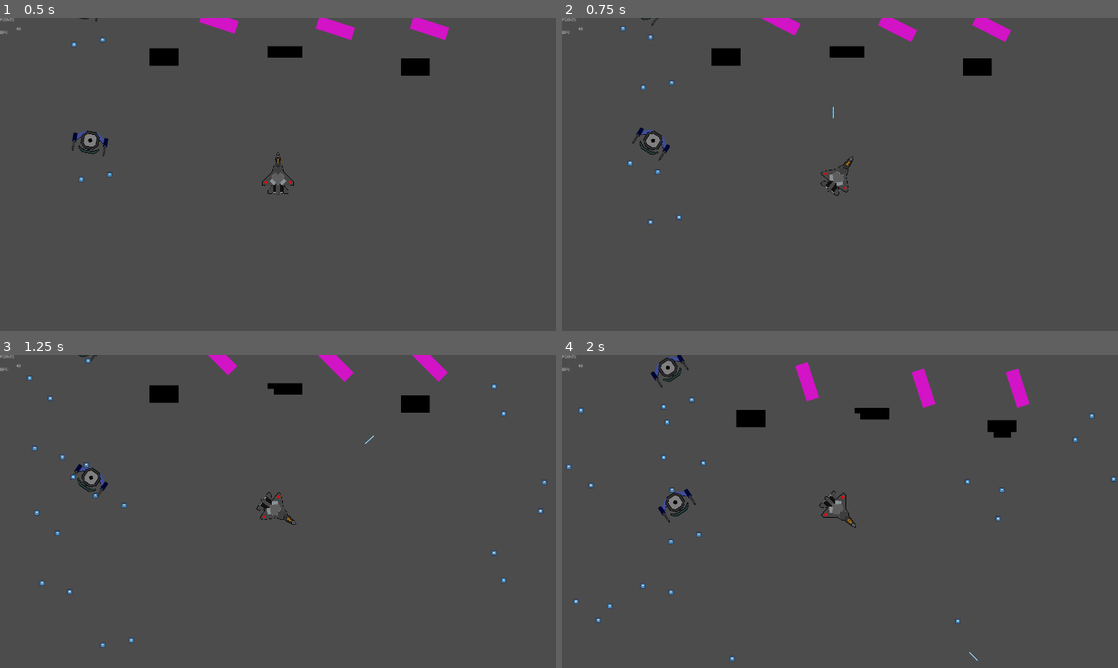
Above: before the commit, frames 1-4 (two rows, left to right).
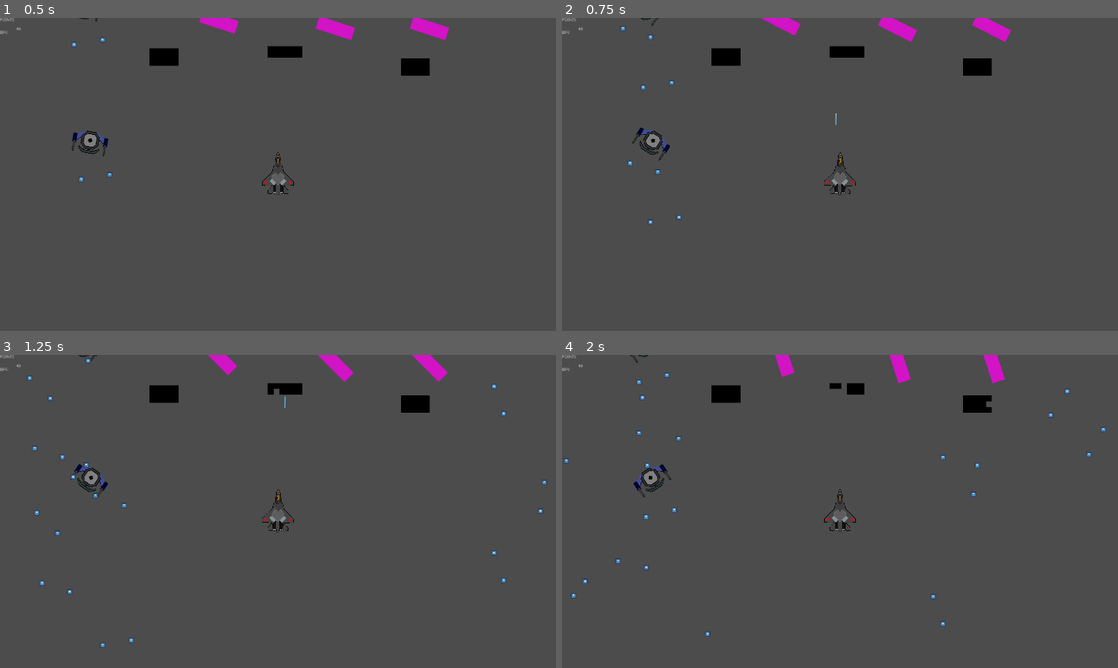
Above: after the commit, the same moments.

Repository: devGameJavali/Boar-Invaders
Game: Godot game, scene res://Scenario/Root.tscn
Same seed, same stepped clock (60 frames per second), same inputs: the game is played once before the commit and once after it. The project has no main scene, so this scene is started directly. The engine's default icon, where the game draws it, is replaced by a stand-in: a white triangle on a blue panel in a dark square.
Inputs (mouse positions are in pixels of both pictures, inside the frame that each line leads up to):
- Up to frame 1 (0.5 s): no input
- Up to frame 2 (0.75 s): tap Enter (enter, bound only after the commit) at 0.5 s; move the mouse to (962, 158) at 0.52 s; press the mouse at (962, 158) at 0.53 s; hold Right (ui_right) from 0.53 s (still down)
- Up to frame 3 (1.25 s): keep holding Right (ui_right); right-click (400, 495) at 0.8 s
- Up to frame 4 (2 s): move the mouse to (728, 527) at 1.27 s; release Right (ui_right) at 1.28 s; release the mouse at (728, 527) at 1.28 s; hold Down (ui_down) from 1.28 s (still down); right-click (728, 527) at 1.35 s; click (728, 527) at 1.42 s; tap Space (space) at 1.55 s

Frame 1 is identical in both runs. In frame 2, 0.2% of the frame differs, in the area x 46-53%, y 28-57%; in frame 3, 0.3%; in frame 4, 4.5%, in the area x 0-100%, y 0-98%.
Error after the commit: Invalid set index 'value' (on base: 'null instance') with value of type 'int'. (res://Ship/Ship.gd:21)

Commit message:
Bombs, Shields and tilt by mouse(WIP)

Diff:
--- a/Enemies/Invader/ene_bull.gd
+++ b/Enemies/Invader/ene_bull.gd
@@ -6,7 +6,6 @@
 	var hentai
 	hentai = move_and_collide(velocity*delta)
 	if(hentai):
-		print(hentai.collider.name)
 		if hentai.collider.is_in_group("bullet") :
 			queue_free()
 		elif hentai.collider.is_in_group("block"):
@@ -20,6 +19,9 @@
 		elif hentai.collider.is_in_group("player") and  $"..".name == "Root":
 			$"../Interface/VSplitContainer/life"._update(-1)
 			queue_free()
+		elif hentai.collider.is_in_group("shield"):
+			if hentai.collider.hold_damage(20)==true:
+				queue_free()
 
 
 func set_angle(x):
--- a/Enemies/Invader/ene_bull.tscn
+++ b/Enemies/Invader/ene_bull.tscn
@@ -7,6 +7,7 @@
 extents = Vector2( 33.3333, 33.3333 )
 
 [node name="ene_bull" type="KinematicBody2D" groups=[
+"enemy",
 "bullet",
 ]]
 scale = Vector2( 0.3, 0.3 )
--- a/Ship/Missile.gd
+++ b/Enemies/MissileBatery(3)/Missile.gd
@@ -38,7 +38,6 @@
 
 
 func _on_start_timeout():
-	print("here")
 	set_physics_process(true)
 	$"Node/track".set_physics_process(true)
 	$start.queue_free()
--- a/Enemies/MissileBatery(3)/Missile.tscn
+++ b/Enemies/MissileBatery(3)/Missile.tscn
@@ -1,6 +1,6 @@
 [gd_scene load_steps=6 format=2]
 
-[ext_resource path="res://Ship/Missile.gd" type="Script" id=1]
+[ext_resource path="res://Enemies/MissileBatery(3)/Missile.gd" type="Script" id=1]
 [ext_resource path="res://Enemies/MissileBatery(3)/Sem título.png" type="Texture" id=2]
 [ext_resource path="res://Enemies/MissileBatery(3)/track.gd" type="Script" id=3]
 
--- a/Enemies/MissileBatery(3)/track.gd
+++ b/Enemies/MissileBatery(3)/track.gd
@@ -15,6 +15,6 @@
 	add_point(point)
 	while get_point_count()>particle_ct:
 		remove_point(0)
-	for i in range(points.size()):
-		SPEEDX = rand_range(-25,25)
-		set_point_position(i,Vector2(get_point_position(i).x+SPEEDX,get_point_position(i).y+SPEEDY*delta))
+	#for i in range(points.size()):
+		#SPEEDX = rand_range(-25,25)
+		#set_point_position(i,Vector2(get_point_position(i).x+SPEEDX,get_point_position(i).y+SPEEDY*delta))
--- a/Scenario/Root.gd
+++ b/Scenario/Root.gd
@@ -1,3 +1,4 @@
 extends Node2D
 
 var col = null
+var energy = 1000
--- a/Scenario/Root.tscn
+++ b/Scenario/Root.tscn
@@ -86,15 +86,12 @@
 
 [node name="Double" parent="." instance=ExtResource( 8 )]
 position = Vector2( 1900, 400 )
-rotation = 0.785398
 
 [node name="Double2" parent="." instance=ExtResource( 8 )]
 position = Vector2( 1925, 850 )
-rotation = 0.785398
 
 [node name="Double3" parent="." instance=ExtResource( 8 )]
 position = Vector2( 1925, 1425 )
-rotation = 0.785398
 
 [node name="Double4" parent="." instance=ExtResource( 8 )]
 position = Vector2( -24.9999, 1315.01 )
--- a/Scenario/Tests.tscn
+++ b/Scenario/Tests.tscn
@@ -1,8 +1,30 @@
-[gd_scene load_steps=2 format=2]
+[gd_scene load_steps=4 format=2]
 
 [ext_resource path="res://Ship/Ship.tscn" type="PackedScene" id=1]
+[ext_resource path="res://Scenario/Elements/Wall.tscn" type="PackedScene" id=2]
+[ext_resource path="res://Enemies/double/Double.tscn" type="PackedScene" id=3]
 
 [node name="Tests" type="Node2D"]
 
 [node name="Ship" parent="." instance=ExtResource( 1 )]
-position = Vector2( 1050, 1650 )
+position = Vector2( 1050, 2025 )
+
+[node name="Wall" parent="." instance=ExtResource( 2 )]
+position = Vector2( 1018, 1100 )
+dime = Vector2( 50, 50 )
+
+[node name="CanvasLayer" type="CanvasLayer" parent="."]
+
+[node name="TextureProgress" type="ProgressBar" parent="CanvasLayer"]
+modulate = Color( 0.164706, 0.517647, 0.709804, 1 )
+anchor_top = 1.0
+anchor_bottom = 1.0
+margin_top = -155.0
+margin_right = 250.0
+margin_bottom = -75.0
+max_value = 1000.0
+step = 0.5
+value = 1000.0
+
+[node name="Double" parent="." instance=ExtResource( 3 )]
+position = Vector2( 625, 325 )
--- /dev/null
+++ b/Ship/Bullet/Bomb.gd
@@ -0,0 +1,50 @@
+extends Area2D
+var velocity:Vector2 = Vector2(0,-600)
+var exploded = false
+
+
+func _physics_process(delta):
+	position += velocity*delta
+func explode():
+	$Tween.interpolate_property(self,"scale",scale,scale*4,2.0,Tween.TRANS_CUBIC,Tween.EASE_IN)
+	$Tween.start()
+	velocity = Vector2(0,0)
+	exploded = true
+func set_angle(x):
+	velocity = velocity.rotated(x)
+
+#func _on_VisibilityNotifier2D_screen_exited():
+	#queue_free()
+
+
+func _on_Bomb_body_entered(body):
+	if body.name !="Ship":
+		if body.is_in_group("bullet"):
+			body.queue_free()
+		elif exploded == true:
+			print("yo")
+			body.queue_free()
+		else:
+			body.queue_free()
+			print("exp")
+			explode()
+	pass # Replace with function body.
+
+
+func _on_Tween_tween_completed(object, key):
+	queue_free()
+	pass # Replace with function body.
+
+
+func _on_Bomb_area_entered(body):
+	print(body.name)
+	if body.is_in_group("bullet"):
+		body.queue_free()
+	elif exploded == true:
+		print("yo")
+		body.queue_free()
+	elif body.name != "Ship":
+		body.queue_free()
+		print("exp")
+		explode()
+	pass # Replace with function body.
--- /dev/null
+++ b/Ship/Bullet/Bomb.tscn
@@ -0,0 +1,22 @@
+[gd_scene load_steps=3 format=2]
+
+[ext_resource path="res://Ship/Bullet/Bomb.gd" type="Script" id=1]
+
+[sub_resource type="CircleShape2D" id=1]
+radius = 75.0
+
+[node name="Bomb" type="Area2D"]
+z_index = 3
+script = ExtResource( 1 )
+
+[node name="CollisionShape2D" type="CollisionShape2D" parent="."]
+shape = SubResource( 1 )
+
+[node name="Polygon2D" type="Polygon2D" parent="."]
+polygon = PoolVector2Array( 0, -75, 50, -50, 75, 0, 50, 50, 0, 75, -50, 50, -75, 0, -50, -50 )
+
+[node name="Tween" type="Tween" parent="."]
+
+[connection signal="area_entered" from="." to="." method="_on_Bomb_area_entered"]
+[connection signal="body_entered" from="." to="." method="_on_Bomb_body_entered"]
+[connection signal="tween_completed" from="Tween" to="." method="_on_Tween_tween_completed"]
--- a/Ship/Bullet/LaserBullet.gd
+++ b/Ship/Bullet/LaserBullet.gd
@@ -17,8 +17,8 @@
 			velocity = velocity.bounce(hentai.normal)
 			rotation_degrees = rad2deg(velocity.angle())+90
 		elif hentai.collider.is_in_group("enemy"):
-			if hentai.collider.damage()== true:
-				$"../Interface/VSplitContainer/points"._update(1)
+			#if hentai.collider.damage()== true:
+				#$"../Interface/VSplitContainer/points"._update(1)
 			queue_free()
 
 func _on_VisibilityNotifier2D_screen_exited():
--- /dev/null
+++ b/Ship/Shield.gd
@@ -0,0 +1,11 @@
+extends Area2D
+var active = false
+
+
+
+func _on_Shield_body_entered(body):
+	if body.is_in_group("enemy") and body.is_in_group("bullet"):
+		body.queue_free()
+		if active == true:
+			Root.energy -= 50
+			#print(Root.energy)
--- a/Ship/Ship.gd
+++ b/Ship/Ship.gd
@@ -1,18 +1,37 @@
 extends KinematicBody2D
-#enum anim {IDLE=1,FORWARD=0,FORWARDLEFT=14,FORWARDRIGHT=4,BACKWARD=23,BACKWARDLEFT=20,BACKWARDRIGHT=9,LEFT=17,RIGHT=6}
 enum anim {IDLE=0,FORWARD=0,FORWARDLEFT=-45,FORWARDRIGHT=45,BACKWARD=180,BACKWARDLEFT=-135,BACKWARDRIGHT=135,LEFT=-90,RIGHT=90}
-var can_shoot:bool = true
+var can_shootL:bool = true
+var can_shootR:bool = true
+var rotating = false
 
 var bullet = preload("res://Ship/Bullet/LaserBullet.tscn")
-var missile = preload("res://Enemies/MissileBatery(3)/Missile.tscn")
-func _ready():
-	get_color()
+var bomb = preload("res://Ship/Bullet/Bomb.tscn")
+
 const SPEED:int = 400
 const ACEL = 25
 const REST = 5
+
 var velocity:Vector2
 
+func _ready():
+	get_color()
+
+#movimentação
 func _physics_process(delta):
+	$"../CanvasLayer/TextureProgress".value = Root.energy
+	if Input.is_action_just_pressed("space"):
+		var b = bomb.instance()
+		get_node("..").add_child(b)
+		b.position = global_position
+		b.set_angle(rotation)
+
+	if Input.is_action_just_pressed("enter"):
+		if $"Shield".active== false:
+			$"Shield".active= true
+			$"Shield"/Polygon2D.show()
+		else:
+			$"Shield".active= false
+			$"Shield"/Polygon2D.hide()
 	#velocity = Vector2(0,0)
 	if Input.is_action_pressed("ui_right"):
 		rotation_degrees+=3
@@ -27,14 +46,11 @@
 		$sprites/Burn.hide()
 		velocity.y = inertia(velocity.y)
 		velocity.x = inertia(velocity.x)
-		#velocity -=(Vector2(10,0).rotated(deg2rad(rotation_degrees-90)).clamped(SPEED))/2
-		#ativação de inércia
-		#velocity.y = inertia(velocity.y)
 	velocity = velocity.clamped(SPEED)
 	move_and_slide(velocity)
-	#rotation_degrees = (rad2deg(velocity.angle())+90)
 
 
+#calculo física
 func inertia(vel):
 	if vel>0:
 		if vel>25:
@@ -47,40 +63,55 @@
 		else:
 				vel = 0
 	return vel
-#func start(_transform,_target):
-#	global_transform = _transform
-#	velocity = transform.x * speed
-#	target = _target
-#
-#func _physics_process(delta):
-#	acceleration += _target()
-#	velocity += acceleration * delta
-#	velocity = velocity.clamped(speed)
-#	rotation = velocity.angle()
-#	position += velocity * delta
 
-
+#tiros
 func _input(event):
 	if $"..".name != "Container":
-		if event is InputEventMouseButton and can_shoot == true:
+		if event is InputEventMouseButton and can_shootL == true:
 			if event.is_action_pressed("mouseL"):
-				shoot($weL.get_global_transform()[2])
+				shoot($weL.global_position)
+				can_shootL = false
+				$shootL.start()
+		if event is InputEventMouseButton and can_shootR == true:
 			if event.is_action_pressed("mouseR"):
-				shoot($weR.get_global_transform()[2])
+				shoot($weR.global_position)
+				can_shootR = false
+				$shootR.start()
+		if event is InputEventMouseMotion:
+			var target = rad2deg(get_angle_to(get_global_mouse_position()))
+			print(rotation_degrees)
+			print(target)
+			if target != rotation_degrees:
+				if target>rotation_degrees:
+					rotation_degrees-=1
+				else:
+					rotation_degrees+=1
 
 func shoot(pos):
+	Root.energy -=5
 	var shoot = bullet.instance()
 	get_node("..").add_child(shoot)
 	shoot.position = pos
 	shoot.rotation = rotation
 	shoot.set_angle(rotation)
-	can_shoot = false
-	$shoot.start()
-func _on_shoot_timeout():
-	can_shoot=true
+
+
+
+func _on_shootL_timeout():
+	can_shootL=true
+	pass # Replace with function body.
+
+
+func _on_shootR_timeout():
+	can_shootR=true
 	pass # Replace with function body.
 
 
 func get_color():
 	if Root.col != null:
 		$"sprites/Color".modulate = Root.col
+
+func _1_sec_function():
+	if Root.energy<1000:
+		Root.energy += 10
+	pass # Replace with function body.
--- a/Ship/Ship.tscn
+++ b/Ship/Ship.tscn
@@ -1,9 +1,10 @@
-[gd_scene load_steps=5 format=2]
+[gd_scene load_steps=6 format=2]
 
 [ext_resource path="res://Ship/Ship.gd" type="Script" id=1]
 [ext_resource path="res://Ship/COLOR.png" type="Texture" id=2]
 [ext_resource path="res://Ship/BODY.png" type="Texture" id=3]
 [ext_resource path="res://Ship/BURNING.png" type="Texture" id=4]
+[ext_resource path="res://Ship/Shield.gd" type="Script" id=5]
 
 [node name="Ship" type="KinematicBody2D" groups=[
 "gravity",
@@ -14,7 +15,11 @@
 collision_mask = 7
 script = ExtResource( 1 )
 
-[node name="shoot" type="Timer" parent="."]
+[node name="shootL" type="Timer" parent="."]
+wait_time = 0.15
+one_shot = true
+
+[node name="shootR" type="Timer" parent="."]
 wait_time = 0.15
 one_shot = true
 
@@ -22,12 +27,13 @@
 current = true
 
 [node name="weL" type="Position2D" parent="."]
-position = Vector2( -16, -36 )
+position = Vector2( -10, -29 )
 
 [node name="weR" type="Position2D" parent="."]
-position = Vector2( 18, -36 )
+position = Vector2( 10, -29 )
 
 [node name="sprites" type="Node2D" parent="."]
+editor/display_folded = true
 scale = Vector2( 0.6, 0.6 )
 
 [node name="Color" type="Sprite" parent="sprites"]
@@ -47,4 +53,24 @@
 visible = false
 polygon = PoolVector2Array( -0.266251, -50.4056, -14, -4, -36, 24, -12, 26, 14, 26, 36, 24, 14, -4 )
 
-[connection signal="timeout" from="shoot" to="." method="_on_shoot_timeout"]
+[node name="energy" type="Timer" parent="."]
+autostart = true
+
+[node name="Shield" type="Area2D" parent="." groups=[
+"shield",
+]]
+script = ExtResource( 5 )
+
+[node name="Polygon2D" type="Polygon2D" parent="Shield"]
+visible = false
+z_index = -1
+color = Color( 0.0901961, 0.172549, 0.541176, 1 )
+polygon = PoolVector2Array( -63, -3, -57, -16, -55, -22, -45, -36, -39, -42, -25, -53, -13, -58, 3, -60, 18, -58, 23, -55, 34, -47, 40, -42, 42, -33, 49, -22, 57, -10, 63, -2 )
+
+[node name="CollisionPolygon2D" type="CollisionPolygon2D" parent="Shield"]
+polygon = PoolVector2Array( -62, -4, -55, -22, -46, -35, -36, -44, -26, -53, -14, -58, 3, -60, 17, -58, 40, -42, 42, -32, 45, -26, 63, -2 )
+
+[connection signal="timeout" from="shootL" to="." method="_on_shootL_timeout"]
+[connection signal="timeout" from="shootR" to="." method="_on_shootR_timeout"]
+[connection signal="timeout" from="energy" to="." method="_1_sec_function"]
+[connection signal="body_entered" from="Shield" to="Shield" method="_on_Shield_body_entered"]
--- a/Sun.gd
+++ b/Sun.gd
@@ -4,7 +4,6 @@
 	var sons = get_children()
 	for i in sons:
 		if i.is_in_group("gravity"):
-			print(i.position)
 			var speed = Vector2(1,1).rotated(get_angle_to(i.position))
 			i.position.x -= speed.x
 			i.position.y -= speed.y
--- a/project.godot
+++ b/project.godot
@@ -102,6 +102,11 @@
 "events": [ Object(InputEventKey,"resource_local_to_scene":false,"resource_name":"","device":0,"alt":false,"shift":false,"control":false,"meta":false,"command":false,"pressed":false,"scancode":32,"unicode":0,"echo":false,"script":null)
  ]
 }
+enter={
+"deadzone": 0.5,
+"events": [ Object(InputEventKey,"resource_local_to_scene":false,"resource_name":"","device":0,"alt":false,"shift":false,"control":false,"meta":false,"command":false,"pressed":false,"scancode":16777221,"unicode":0,"echo":false,"script":null)
+ ]
+}
 
 [rendering]
 
Binary file removed: Ship/Parts/BODY1.png
Not shown, removed: Ship/Parts/BODY1.png.import
Binary file removed: Ship/Parts/BODY2.png
Not shown, removed: Ship/Parts/BODY2.png.import
Binary file removed: Ship/Parts/ENGINE1.png
Not shown, removed: Ship/Parts/ENGINE1.png.import
Binary file removed: Ship/Parts/ENGINE2.png
Not shown, removed: Ship/Parts/ENGINE2.png.import
Binary file removed: Ship/Parts/WINGS1.png
Not shown, removed: Ship/Parts/WINGS1.png.import
Binary file removed: Ship/Parts/WINGS2.png
Not shown, removed: Ship/Parts/WINGS2.png.import
(and 1 more such lines)
